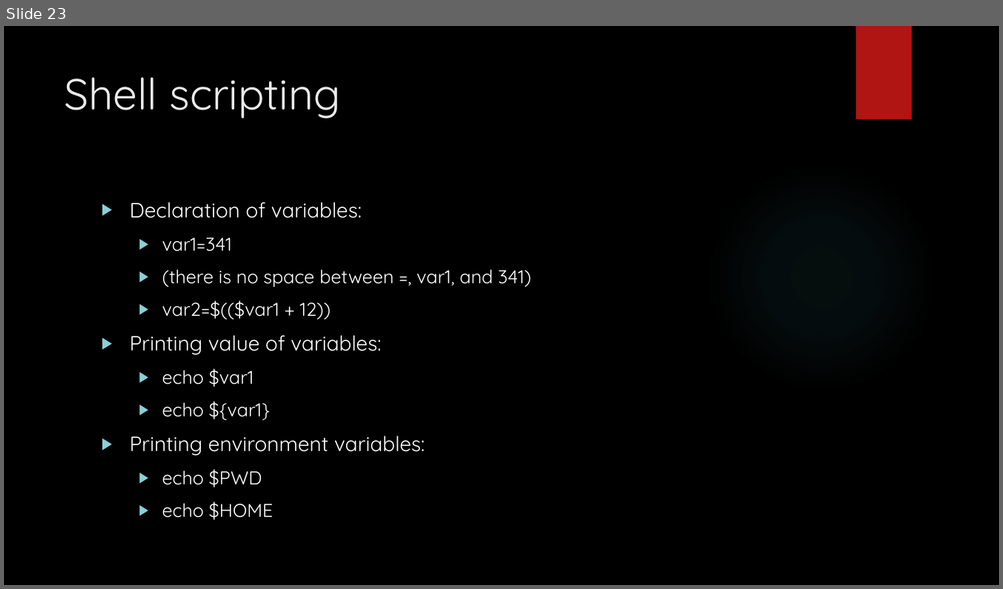
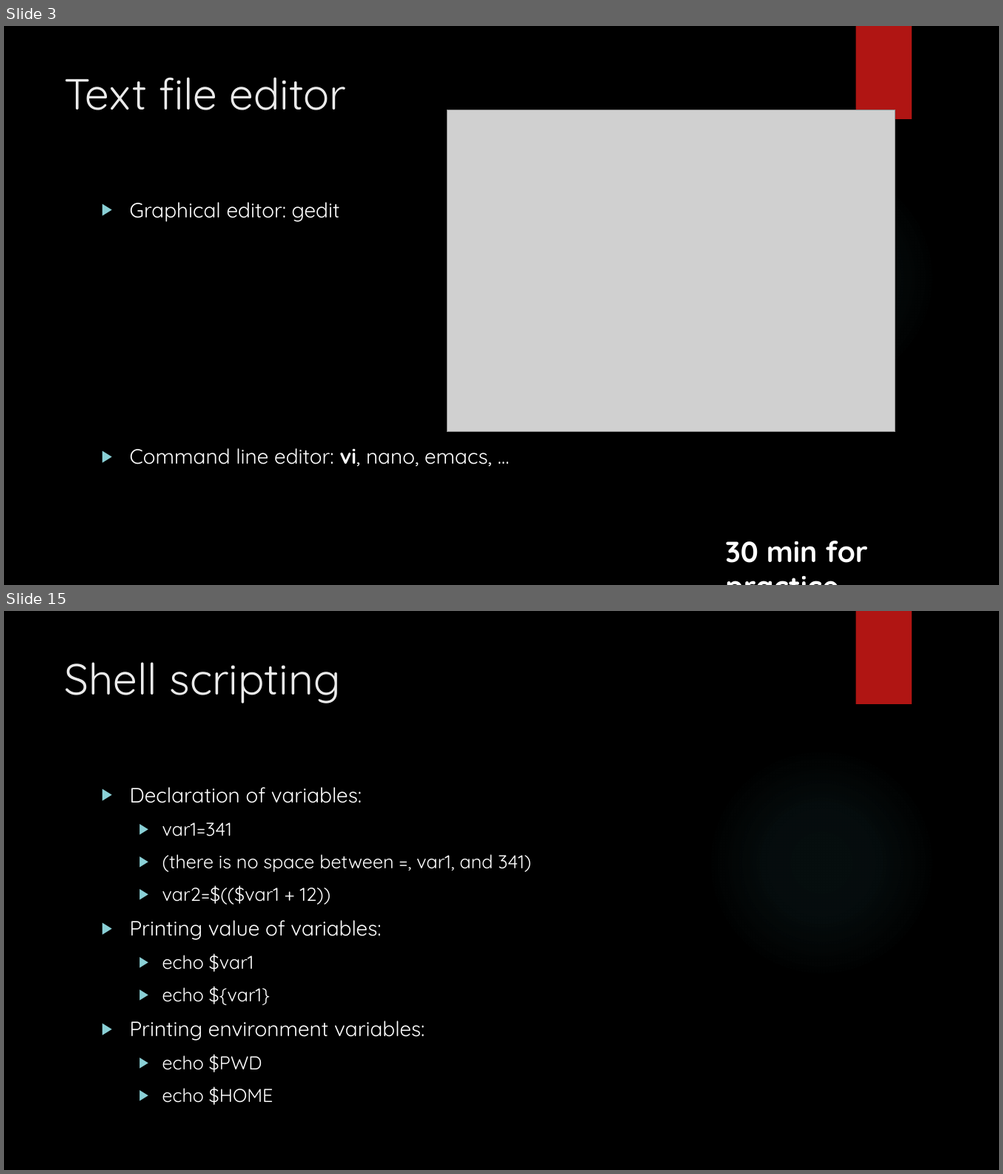
Before and after one commit to sysmedicine/KCLModule2_2021, a slide deck: Slides/IntroToLinux_Day2.pptx. Shown one above the other, each under a label of ours: slide 23 before the commit, slides 3 and 15 after it; the slides between them are not shown. The pictures are 1003x589 and 1003x1174 pixels, drawn with LibreOffice and Linux fonts; fonts in the diff are those of the drawing; grey boxes stand for pictures; background and template pictures are left out. Boxes give left, top, right and bottom in pixels: in the first picture for what was removed or moved away, otherwise in the second. Text is boxed around its words. In the diff, an @@ line names an element or a change of style, - is before the commit and + after.

```diff
--- a/Slides/IntroToLinux_Day2.pptx
+++ b/Slides/IntroToLinux_Day2.pptx
@@ slide 3 added at bbox=[4, 26, 999, 585], background picture (left out); not listed: 2 template elements that a slide beside it also shows @@
@@ title added at bbox=[64, 77, 346, 110], 42 pt, text #EBEBEB @@
+Text file editor
@@ picture added at bbox=[447, 110, 895, 432] @@
@@ text added at bbox=[130, 202, 492, 467], 20 pt, text #FFFFFF @@
+▶ Graphical editor: gedit
+▶ Command line editor: vi, nano, emacs, …
@@ text added at bbox=[725, 541, 867, 563], 28 pt, text #FFFFFF, bold @@
+30 min for practice
@@ what was slide 23 is now slide 15 @@
```
Also in this commit, not shown: 4 slides changed, 10 other slides added, 19 slides removed, 1 other file.
